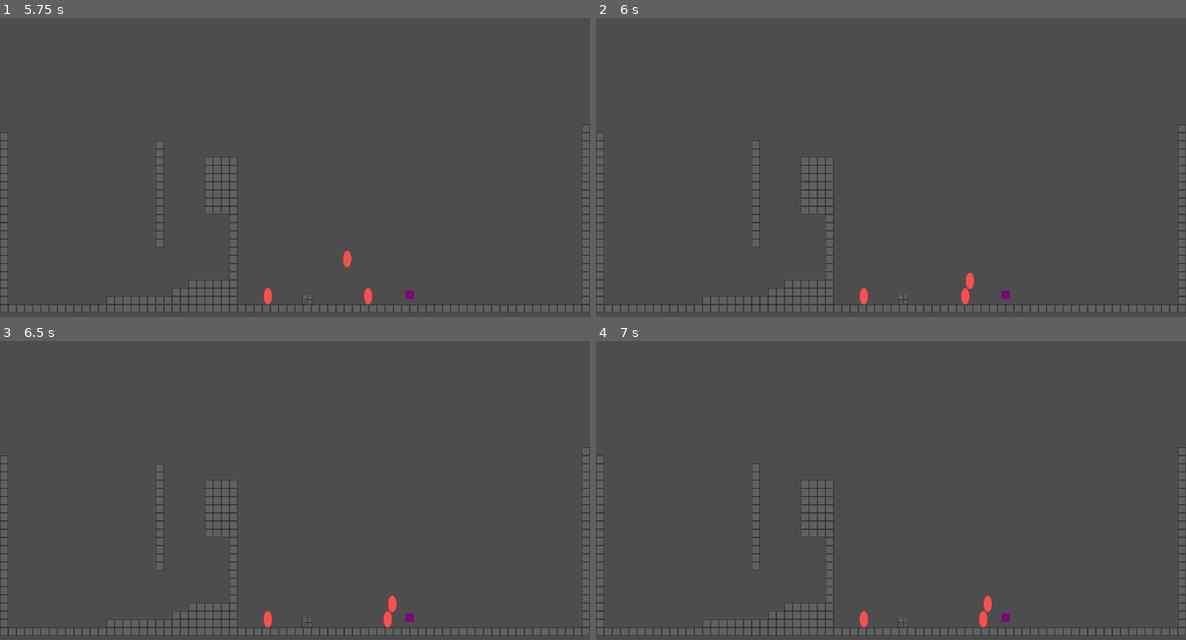
Above: before the commit, frames 1-4 (two rows, left to right).
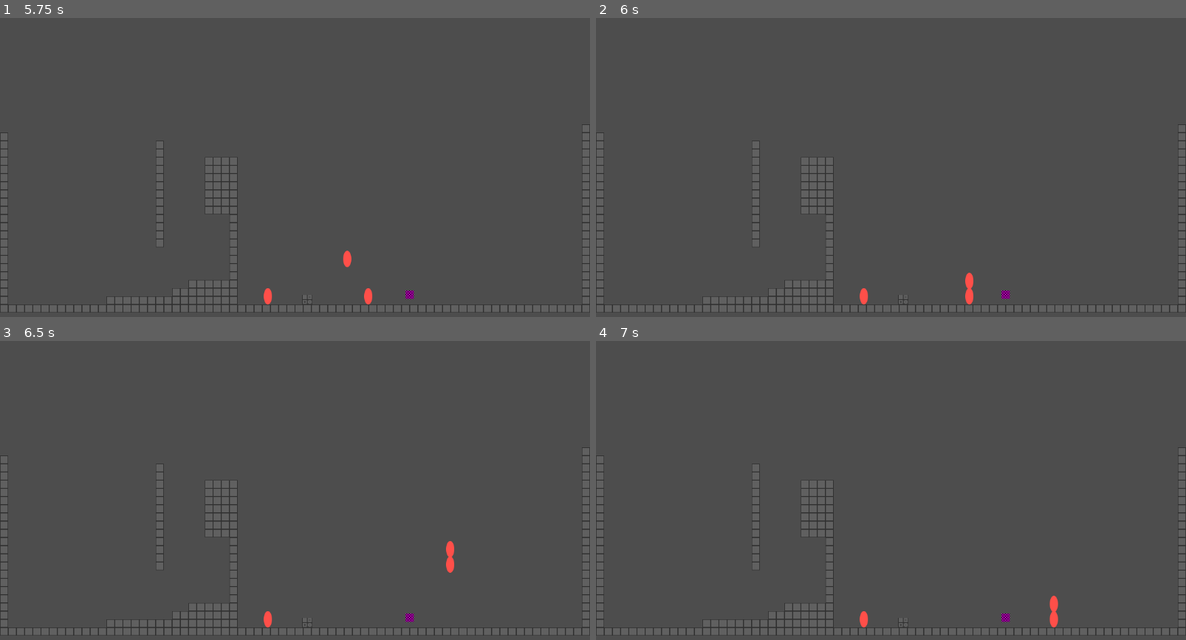
Above: after the commit, the same moments.

Repository: EdgeGnW/DETTAGameJam2026
Game: Godot game, scene res://modules/Test/Frederick.tscn
The game is run twice, just before and just after one commit, with the same random seed, the same clock (stepped at 60 frames per second) and the same inputs. The project has no main scene, so this scene is started directly.
Inputs (mouse positions are in pixels of both pictures, inside the frame that each line leads up to):
- Up to frame 1 (5.75 s): tap Enter (ui_accept) at 0.5, 0.77, 1.25, 1.52, 2, 2.75, 3.02, 3.5, 3.77, 4.25, 4.52 s; move the mouse to (424, 167) at 0.52 s; hold Right (ui_right) 0.53-1.28 s; hold Ctrl (roll) 0.53-1.28 s; move the mouse to (177, 200) at 1.27 s; hold Down (ui_down) 1.28-2.03 s; tap Ctrl (roll) at 1.35, 2.85, 4.35 s; move the mouse to (354, 110) at 2.02 s; hold Right (ui_right) 2.03-2.78 s; hold Ctrl (roll) 2.03-2.78 s; move the mouse to (265, 251) at 2.77 s; hold Up (ui_up) 2.78-3.53 s; move the mouse to (472, 233) at 3.52 s; hold Ctrl (roll) 3.53-4.28 s; hold Left (ui_left) 3.53-5.03 s; move the mouse to (118, 134) at 4.27 s; move the mouse to (324, 182) at 5.02 s; hold Down (ui_down) from 5.03 s (still down); hold Ctrl (roll) from 5.03 s (still down)
- Up to frame 2 (6 s): move the mouse to (802, 101) at 5.77 s; release Down (ui_down) at 5.78 s; release Ctrl (roll) at 5.78 s; hold Right (ui_right) from 5.78 s (still down); tap Ctrl (roll) at 5.85 s
- Up to frame 3 (6.5 s): keep holding Right (ui_right); tap Enter (ui_accept) at 6.02 s
- Up to frame 4 (7 s): move the mouse to (1020, 490) at 6.52 s; release Right (ui_right) at 6.53 s; hold Up (ui_up) from 6.53 s (still down); hold Ctrl (roll) from 6.53 s (still down); tap Enter (ui_accept) at 6.77 s

Frame 1 is identical in both runs. In frame 2, 0.1% of the frame differs, in the area x 61-65%, y 85-96%; in frame 3, 0.3%; in frame 4, 0.3%, in the area x 64-79%, y 85-96%.

Commit message:
Verbessertes Aufsteigen

Diff:
--- a/modules/Player/2D/player_2d.gd
+++ b/modules/Player/2D/player_2d.gd
@@ -49,6 +49,13 @@
 func jump() -> void:
 	velocity.y = jump_velocity
 
+func set_animal_state(new_state: Animal_state) -> void:
+	animal_state = new_state
+	if animal_state == Animal_state.ACTIVE:
+		$StateMachine.set_active(true)
+	else:
+		$StateMachine.set_active(false)
+
 func _unhandled_input(event: InputEvent) -> void:
 	if event.is_action_pressed("ui_accept") and not movement_locked and is_on_floor() and animal_state == Animal_state.ACTIVE:
 		jump()
--- a/modules/Player/2D/wall_jumping.gd
+++ b/modules/Player/2D/wall_jumping.gd
@@ -17,7 +17,7 @@
 
 func enter():
 	normal = subject.get_wall_normal()
-	subject.velocity.x = sign(normal.x) * subject.SPEED
+	subject.velocity.x = sign(normal.x) * subject.speed
 	subject.jump()
 	subject.movement_locked = true
 	$Timer.start()
--- a/modules/Player/Cat/cat.tscn
+++ b/modules/Player/Cat/cat.tscn
@@ -15,9 +15,12 @@
 height = 32.0
 
 [sub_resource type="RectangleShape2D" id="RectangleShape2D_5djog"]
+size = Vector2(12, 20)
 
 [node name="Cat" type="CharacterBody2D" groups=["Animal"]]
 texture_filter = 1
+collision_layer = 2
+collision_mask = 2
 script = ExtResource("1_hkbnf")
 jump_velocity = -500.0
 gravity = Vector2(0, 1200)
@@ -56,6 +59,7 @@
 
 [node name="Mount" type="Area2D" parent="."]
 position = Vector2(0, -10)
+collision_layer = 0
 input_pickable = false
 script = ExtResource("9_xxla7")
 
--- a/modules/Player/Dog/dog.tscn
+++ b/modules/Player/Dog/dog.tscn
@@ -6,13 +6,18 @@
 [ext_resource type="Script" uid="uid://dkl3fgy0mnm3g" path="res://modules/Player/2D/idle.gd" id="4_t567j"]
 [ext_resource type="Script" uid="uid://drwn22ge53ks" path="res://modules/Player/2D/walking.gd" id="5_6uw0d"]
 [ext_resource type="Script" uid="uid://ddi714nnvvybl" path="res://modules/Player/2D/jumping.gd" id="6_diexe"]
+[ext_resource type="Script" uid="uid://fl6rvi6impgo" path="res://modules/Player/Donkey/mount.gd" id="7_ptn7w"]
 
 [sub_resource type="CapsuleShape2D" id="CapsuleShape2D_ycsqo"]
 radius = 8.0
 height = 32.0
 
+[sub_resource type="RectangleShape2D" id="RectangleShape2D_188by"]
+
 [node name="Dog" type="CharacterBody2D" groups=["Animal"]]
 texture_filter = 1
+collision_layer = 4
+collision_mask = 4
 script = ExtResource("1_c2sop")
 jump_velocity = -500.0
 gravity = Vector2(0, 800)
@@ -37,3 +42,15 @@
 
 [node name="Jumping" type="Node" parent="StateMachine"]
 script = ExtResource("6_diexe")
+
+[node name="Mount" type="Area2D" parent="."]
+position = Vector2(0, -10)
+collision_layer = 2
+collision_mask = 2
+input_pickable = false
+script = ExtResource("7_ptn7w")
+
+[node name="CollisionShape2D" type="CollisionShape2D" parent="Mount"]
+shape = SubResource("RectangleShape2D_188by")
+
+[connection signal="body_entered" from="Mount" to="Mount" method="_on_body_entered"]
--- a/modules/Player/Donkey/donkey.tscn
+++ b/modules/Player/Donkey/donkey.tscn
@@ -15,6 +15,8 @@
 
 [node name="Donkey" type="CharacterBody2D" groups=["Animal"]]
 texture_filter = 1
+collision_layer = 8
+collision_mask = 8
 script = ExtResource("1_mhh0p")
 speed = 100.0
 jump_velocity = 0.0
@@ -39,6 +41,8 @@
 
 [node name="Mount" type="Area2D" parent="."]
 position = Vector2(0, -10)
+collision_layer = 0
+collision_mask = 7
 input_pickable = false
 script = ExtResource("6_64bre")
 
--- a/modules/Player/Donkey/mount.gd
+++ b/modules/Player/Donkey/mount.gd
@@ -1,21 +1,17 @@
 extends Area2D
 
+var has_mount: bool = false
 
 func _on_body_entered(body: Node2D) -> void:
-	if body.is_in_group("Animal"):
-		if body.name != get_parent().name:
-			var is_child = false
-			for x in get_children():
-				if x.name == body.name:
-					is_child = true
-			if not is_child:
-				get_parent().animal_state = get_parent().Animal_state.ACTIVE
-				body.animal_state = get_parent().Animal_state.RIDING
-				var pos = body.global_position
-				if body.get_parent():
-					body.get_parent().remove_child(body)
-				add_child(body)
-				body.global_position = pos
-				print(body.get_parent())
-				print(body.get_children())
-				print(body.global_position)
+	if has_mount: return
+	if body.is_in_group("Animal") and body.name != get_parent().name:
+		if body.velocity.y > 0:
+			has_mount = true
+			get_parent().set_animal_state(get_parent().Animal_state.ACTIVE)
+			body.set_animal_state(get_parent().Animal_state.RIDING)
+			var pos = body.global_position
+			if body.get_parent():
+				body.get_parent().remove_child(body)
+			add_child(body)
+			body.global_position = pos
+			body.global_position.x = global_position.x
--- a/modules/Player/Rooster/rooster.tscn
+++ b/modules/Player/Rooster/rooster.tscn
@@ -10,8 +10,6 @@
 [sub_resource type="CapsuleShape2D" id="CapsuleShape2D_ycsqo"]
 radius = 8.0
 height = 32.0
-
-[sub_resource type="RectangleShape2D" id="RectangleShape2D_oop5y"]
 
 [node name="Rooster" type="CharacterBody2D" groups=["Animal"]]
 texture_filter = 1
@@ -39,9 +37,3 @@
 
 [node name="Jumping" type="Node" parent="StateMachine"]
 script = ExtResource("6_8r7gw")
-
-[node name="Feet" type="Area2D" parent="."]
-position = Vector2(0, 10)
-
-[node name="CollisionShape2D" type="CollisionShape2D" parent="Feet"]
-shape = SubResource("RectangleShape2D_oop5y")
--- a/modules/StateMachine/state_machine.gd
+++ b/modules/StateMachine/state_machine.gd
@@ -38,6 +38,6 @@
 	else:
 		push_warning("State does not exist")
 
-func deactivate() -> void:
-	active = false
+func set_active(new_active: bool) -> void:
+	active = new_active
 	on_child_transition("Idle")
--- a/modules/Test/Frederick.tscn
+++ b/modules/Test/Frederick.tscn
@@ -19,7 +19,7 @@
 1:1/0/physics_layer_0/polygon_0/points = PackedVector2Array(-8, -8, 8, -8, 8, 8, -8, 8)
 
 [sub_resource type="TileSet" id="TileSet_fafsv"]
-physics_layer_0/collision_layer = 1
+physics_layer_0/collision_layer = 15
 physics_layer_0/collision_mask = 0
 sources/1 = SubResource("TileSetAtlasSource_oyfwt")
 
@@ -28,6 +28,8 @@
 [node name="2DTest" type="Node2D"]
 
 [node name="TileMapLayer" type="TileMapLayer" parent="."]
+light_mask = 15
+visibility_layer = 15
 tile_map_data = PackedByteArray("AAAJACMAAQAAAAAAAAAKACMAAQAAAAAAAAALACMAAQAAAAAAAAAMACMAAQAAAAAAAAANACMAAQAAAAAAAAAOAC …(3024 unchanged characters)…
 tile_set = SubResource("TileSet_fafsv")
 
@@ -42,6 +44,8 @@
 
 [node name="RigidBody2D" type="RigidBody2D" parent="."]
 position = Vector2(600, 0)
+collision_layer = 15
+collision_mask = 8
 mass = 1.5
 lock_rotation = true
 script = ExtResource("4_snpbt")
Not shown: 1 places in modules/Player/Dog/dog.tscn that only renumber resources
Not shown: 1 places in modules/Player/Rooster/rooster.tscn that only renumber resources
